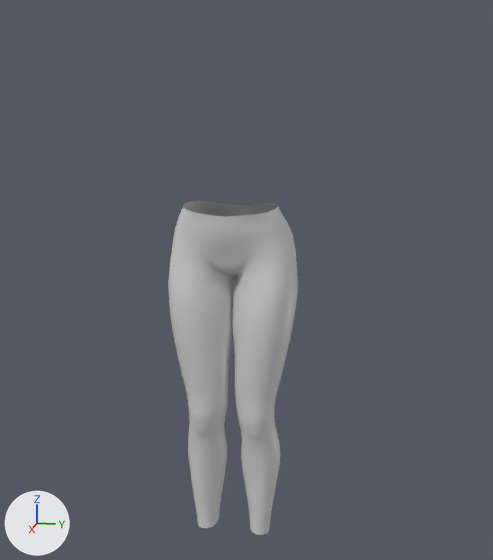
A saved change to the COLLADA model Mesh/Avatar Ruth/Sundance Haiku/RC3_Edits/RC3_Final/Release3_Lower_15.dae.
Camera for both pictures: a 50 mm camera at (1.872, 0.414, 1.408) aimed at (-0.016, 0.037, 0.936). The axes (+X, +Y, +Z) are drawn at lower left. The lights are the same throughout. Where no turn or scale is listed for an object, it has been applied to the vertices.

The first picture shows 'r2BODY_lower_SundanceUV_RC3'.
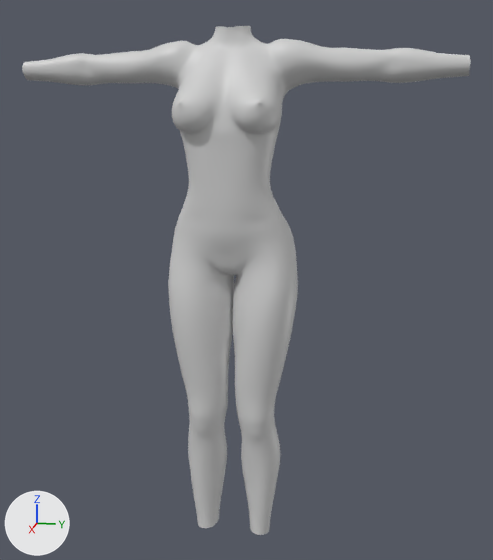
Changed parts and their boxes [x1, y1, x2, y2] in the pictures (493 x 560 px):
```json
{"object": "r2BODY_lower_SundanceUV_RC3", "change": "reshaped", "before": [168, 201, 298, 535], "after": [22, 26, 471, 535], "on screen": "244% wider, 52% taller"}
{"part": 1, "of": "me_r2body_lower_sundanceuv_rc3", "change": "added", "after": [22, 26, 471, 217]}
```

The change, as JSON lines over the scene's bpy script:
```json
{"op": "add", "block": "mat_mat_body_upper", "code": ["mat_mat_body_upper = principled_material('mat_body_upper')", "mat_mat_body_upper.base_color = (0.64, 0.64, 0.64)  # light grey #d1d1d1", "mat_mat_body_upper.roughness = 0.44"]}
{"block": "me_r2body_lower_sundanceuv_rc3", "where": "# used by ob_r2body_lower_sundanceuv_rc3; location = (0.0, 0.0, 0.0)"}
{"op": "remove", "block": "me_r2body_lower_sundanceuv_rc3", "code": "me_r2body_lower_sundanceuv_rc3.from_pydata(...)  # 2476 vertices, 2446 faces; spans x -0.144..0.108, y -0.187..0.187, z 0.143..1.16"}
{"op": "add", "block": "me_r2body_lower_sundanceuv_rc3", "code": "me_r2body_lower_sundanceuv_rc3.from_pydata(...)  # 5757 vertices, 5736 faces; spans x -0.144..0.151, y -0.616..0.616, z 0.143..1.631"}
{"block": "me_r2body_lower_sundanceuv_rc3", "change": "me_r2body_lower_sundanceuv_rc3 part 1: 3281 vertices added at x -0.1..0.151, y -0.616..0.616, z 1.152..1.631"}
{"op": "add", "block": "me_r2body_lower_sundanceuv_rc3", "code": "me_r2body_lower_sundanceuv_rc3.materials.append(mat_mat_body_upper)  # light grey #d1d1d1"}
```
